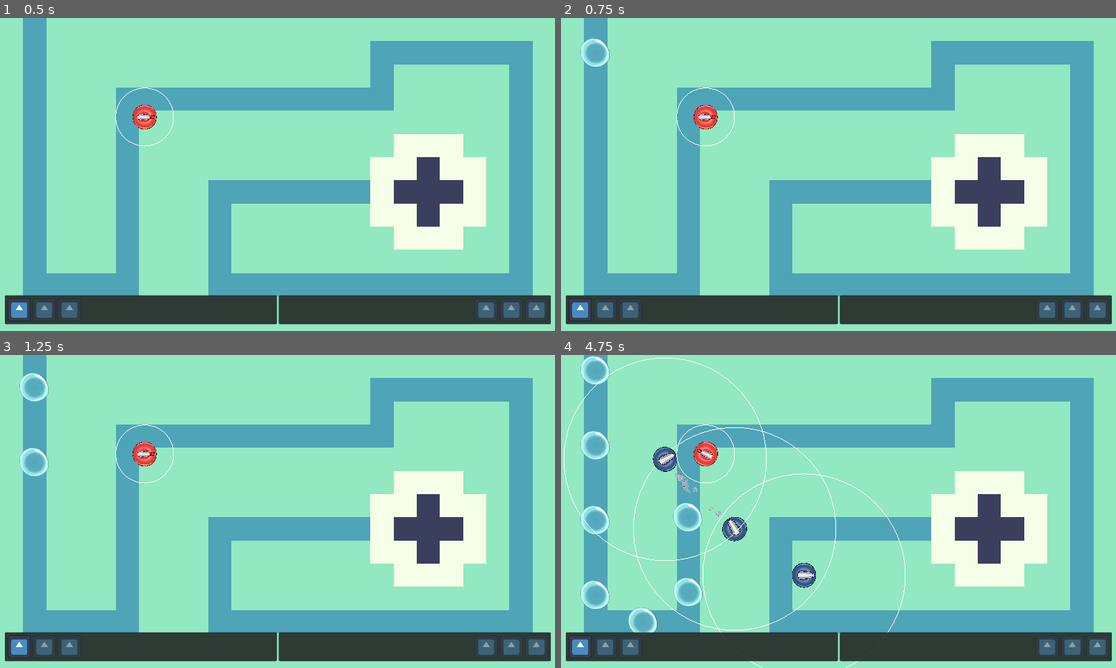
Above: before the commit, frames 1-4 (two rows, left to right).
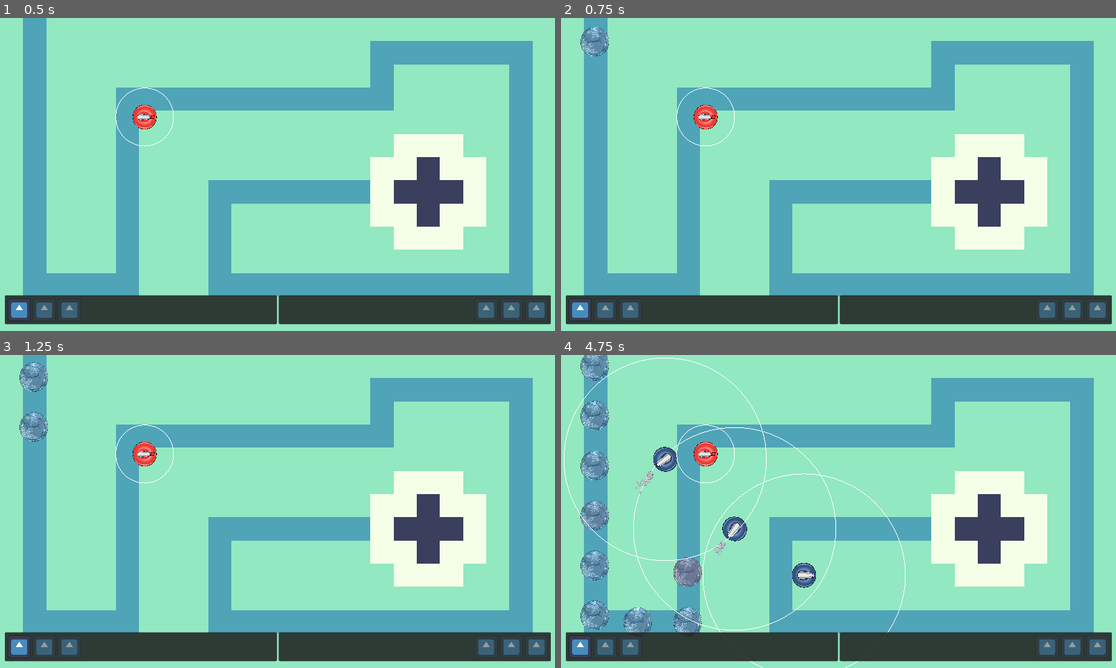
Above: after the commit, the same moments.

Repository: JustPause/GameJam2025
Game: Godot game, scene res://Scene/Green Lands.tscn
Two runs of this game, one before a commit and one after it. Both use one fixed random seed, a clock stepped at 60 frames per second and the inputs below. The engine's default icon, where the game draws it, is replaced by a stand-in: a white triangle on a blue panel in a dark square. Sound files missing from this copy of the repository are replaced by a short silence.
Inputs (mouse positions are in pixels of both pictures, inside the frame that each line leads up to):
- Up to frame 1 (0.5 s): no input
- Up to frame 2 (0.75 s): tap Enter at 0.5 s; move the mouse to (960, 158) at 0.52 s; click (960, 158) at 0.67 s
- Up to frame 3 (1.25 s): no input
- Up to frame 4 (4.75 s): move the mouse to (727, 527) at 1.27 s; click (727, 527) at 1.42 s; move the mouse to (894, 442) at 2.02 s; click (894, 442) at 2.17 s; move the mouse to (810, 574) at 2.77 s; click (810, 574) at 2.92 s; move the mouse to (1005, 558) at 3.52 s; click (1005, 558) at 3.67 s; move the mouse to (672, 464) at 4.27 s; click (672, 464) at 4.42 s

Frame 1 is identical in both runs. In frame 2, 0.5% of the frame differs, in the area x 3-9%, y 2-16%; in frame 3, 1.0%; in frame 4, 4.5%, in the area x 0-50%, y 0-90%.

Commit message:
Ice enemy and some small change to fire turret to make it better

Diff:
--- a/Code/enemy_spawner.gd
+++ b/Code/enemy_spawner.gd
@@ -2,7 +2,7 @@
 
 @export var spawn_time_interval : float = 0.5
 
-@export var basic_bubble : PackedScene = preload("res://entities/bubble/basic_bubble.tscn")
+@export var basic_bubble : PackedScene = preload("res://entities/bubble/ice_bubble/ice_bubble.tscn")
 
 var spawn_enemies : bool = true
 var can_spawn : bool = true
--- /dev/null
+++ b/entities/bubble/ice_bubble/ice_bubble.gd
@@ -0,0 +1,77 @@
+extends PathFollow2D
+
+@onready var anim_player : AnimationPlayer = $AnimationPlayer
+@onready var sprite : Sprite2D = $BasicBubble
+@onready var freezeSprite : Sprite2D = $BasicBubble2
+@onready var audio_player : AudioStreamPlayer = $AudioStreamPlayer
+
+
+@export var speed: float = 300.0 #px/s
+
+@export var bubble_max_health : float  = 4
+@export var freeze_max_health : float = 2
+# @export var sheild_max_health : float = 0
+
+@export var base_attack_damage : float = 2
+@export var max_size_growth : Vector2 = Vector2(0.3,0.3)
+
+var current_bubble_health : float
+var current_freeze_health : float
+# var current_sheild_health : float
+
+#current image scale of bubble
+var current_scale : Vector2
+
+var killed : bool = false
+func kill() -> void:
+	if not killed:
+		killed = true
+		remove_child(audio_player)
+		AudioManager.add_child(audio_player)
+		audio_player.play()
+		audio_player.finished.connect(audio_player.queue_free)
+		call_deferred("queue_free")
+
+func hit_on_caselle() -> void:
+	print("hit")
+
+func _ready() -> void:
+	if not get_parent() is Path2D:
+		kill()
+
+	current_bubble_health = bubble_max_health
+	current_freeze_health = freeze_max_health
+	current_scale = sprite.scale
+
+func _process(delta: float) -> void:
+	progress += speed * delta
+
+	if progress_ratio == 1:
+		hit_on_caselle()
+		kill()
+
+func damage(ammount : float, attack_type : GlobalEnums.TowerAttackTypes) -> void:
+	match attack_type:
+		GlobalEnums.TowerAttackTypes.BUBBLES:
+			if current_freeze_health > 0:
+				current_freeze_health -= ammount * 0.5
+			else:
+				current_bubble_health -= ammount
+
+		GlobalEnums.TowerAttackTypes.FIRE:
+			if current_freeze_health > 0:
+				current_freeze_health -= ammount
+			else:
+				current_bubble_health -= ammount * 2
+
+	anim_player.play("dammage_flash")
+
+	if current_freeze_health <= 0:
+		freezeSprite.visible = false
+		sprite.visible = true
+
+		var new_size : Vector2 = current_scale.lerp(max_size_growth, (bubble_max_health - current_bubble_health)/bubble_max_health)
+		get_tree().create_tween().set_trans(Tween.TRANS_ELASTIC).tween_property(sprite, "scale", new_size, 0.2)
+
+	if current_bubble_health <= 0:
+		kill()
--- /dev/null
+++ b/entities/bubble/ice_bubble/ice_bubble.tscn
@@ -0,0 +1,93 @@
+[gd_scene load_steps=14 format=3 uid="uid://batis6q7v61xj"]
+
+[ext_resource type="PackedScene" uid="uid://bnqdis37vcu87" path="res://components/hitbox.tscn" id="1_bnb4u"]
+[ext_resource type="Script" path="res://entities/bubble/ice_bubble/ice_bubble.gd" id="1_ihbcu"]
+[ext_resource type="Shader" path="res://entities/bubble/basic_bubble.gdshader" id="2_yc8pe"]
+[ext_resource type="Texture2D" uid="uid://b8kkfvcw58lev" path="res://entities/bubble/basic_bubble-small.png" id="3_mklno"]
+[ext_resource type="Texture2D" uid="uid://bgfa8xf3smb0i" path="res://entities/bubble/ice_bubble/bubble_enemy.png" id="4_ep7dl"]
+[ext_resource type="AudioStream" uid="uid://xx7ffwuhy72b" path="res://entities/bubble/bubblepop1.mp3" id="5_18lcr"]
+[ext_resource type="AudioStream" uid="uid://6slpepkfga15" path="res://entities/bubble/bubblepop2.mp3" id="6_drpqb"]
+
+[sub_resource type="CircleShape2D" id="CircleShape2D_4wfc8"]
+radius = 29.0689
+
+[sub_resource type="ShaderMaterial" id="ShaderMaterial_wk86i"]
+resource_local_to_scene = true
+shader = ExtResource("2_yc8pe")
+shader_parameter/flash_color = Color(0.84441, 0, 0.169327, 1)
+shader_parameter/flash_value = 0.0
+
+[sub_resource type="Animation" id="Animation_gj0wr"]
+length = 0.001
+tracks/0/type = "value"
+tracks/0/imported = false
+tracks/0/enabled = true
+tracks/0/path = NodePath("BasicBubble:material:shader_parameter/flash_value")
+tracks/0/interp = 1
+tracks/0/loop_wrap = true
+tracks/0/keys = {
+"times": PackedFloat32Array(0),
+"transitions": PackedFloat32Array(1),
+"update": 0,
+"values": [0.0]
+}
+
+[sub_resource type="Animation" id="Animation_cv0mv"]
+resource_name = "dammage_flash"
+length = 0.2
+tracks/0/type = "value"
+tracks/0/imported = false
+tracks/0/enabled = true
+tracks/0/path = NodePath("BasicBubble:material:shader_parameter/flash_value")
+tracks/0/interp = 2
+tracks/0/loop_wrap = true
+tracks/0/keys = {
+"times": PackedFloat32Array(0, 0.1, 0.2),
+"transitions": PackedFloat32Array(1, 1, 1),
+"update": 0,
+"values": [0.0, 1.0, 0.0]
+}
+
+[sub_resource type="AnimationLibrary" id="AnimationLibrary_8xgsl"]
+_data = {
+"RESET": SubResource("Animation_gj0wr"),
+"dammage_flash": SubResource("Animation_cv0mv")
+}
+
+[sub_resource type="AudioStreamRandomizer" id="AudioStreamRandomizer_bxix0"]
+streams_count = 2
+stream_0/stream = ExtResource("5_18lcr")
+stream_1/stream = ExtResource("6_drpqb")
+
+[node name="IceBubble" type="PathFollow2D"]
+rotates = false
+loop = false
+script = ExtResource("1_ihbcu")
+speed = 200.0
+
+[node name="HitBox" parent="." instance=ExtResource("1_bnb4u")]
+collision_layer = 3
+collision_mask = 0
+
+[node name="CollisionShape2D" type="CollisionShape2D" parent="HitBox"]
+shape = SubResource("CircleShape2D_4wfc8")
+
+[node name="BasicBubble" type="Sprite2D" parent="."]
+visible = false
+material = SubResource("ShaderMaterial_wk86i")
+texture = ExtResource("3_mklno")
+
+[node name="BasicBubble2" type="Sprite2D" parent="."]
+material = SubResource("ShaderMaterial_wk86i")
+scale = Vector2(0.07, 0.07)
+texture = ExtResource("4_ep7dl")
+
+[node name="AnimationPlayer" type="AnimationPlayer" parent="."]
+libraries = {
+"": SubResource("AnimationLibrary_8xgsl")
+}
+
+[node name="AudioStreamPlayer" type="AudioStreamPlayer" parent="."]
+stream = SubResource("AudioStreamRandomizer_bxix0")
+
+[connection signal="damage" from="HitBox" to="." method="damage"]
--- a/entities/turret/fire_turret/fire_blower.gd
+++ b/entities/turret/fire_turret/fire_blower.gd
@@ -43,10 +43,10 @@
 		flame.visible = false
 		current_target_enemy = null
 
-		var highest_ratio : float =  0
+		var lowest_ratio : float =  1
 		for enemy in enemies_in_range:
-			if highest_ratio < enemy.get_parent().progress_ratio:
-				highest_ratio = enemy.get_parent().progress_ratio
+			if lowest_ratio > enemy.get_parent().progress_ratio:
+				lowest_ratio = enemy.get_parent().progress_ratio
 				current_target_enemy = enemy
 
 		if current_target_enemy:
Renamed: entities/bubble/bubble_enemy.png -> entities/bubble/ice_bubble/bubble_enemy.png
Not shown, changed: entities/bubble/ice_bubble/bubble_enemy.png.import
